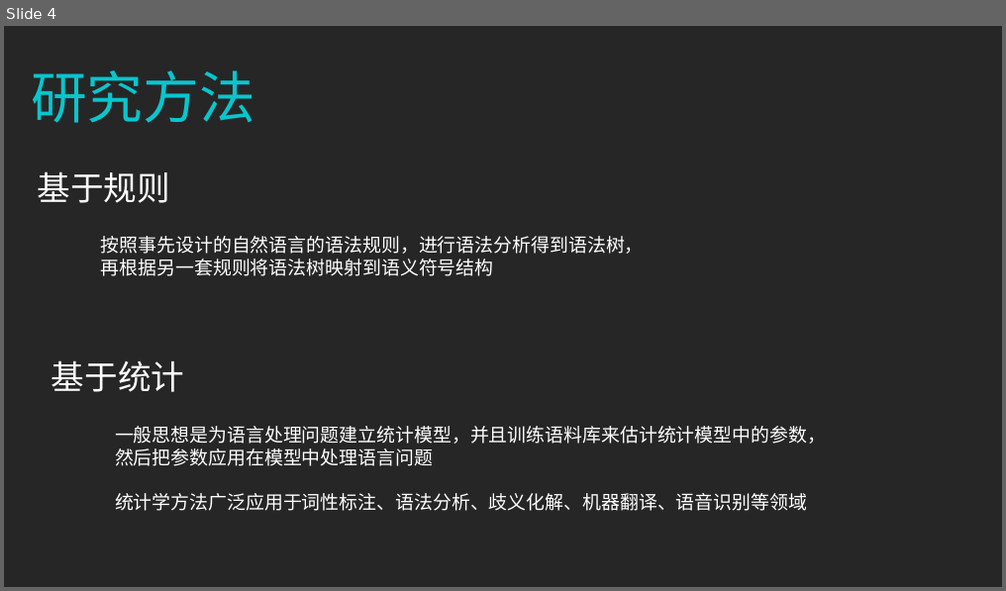
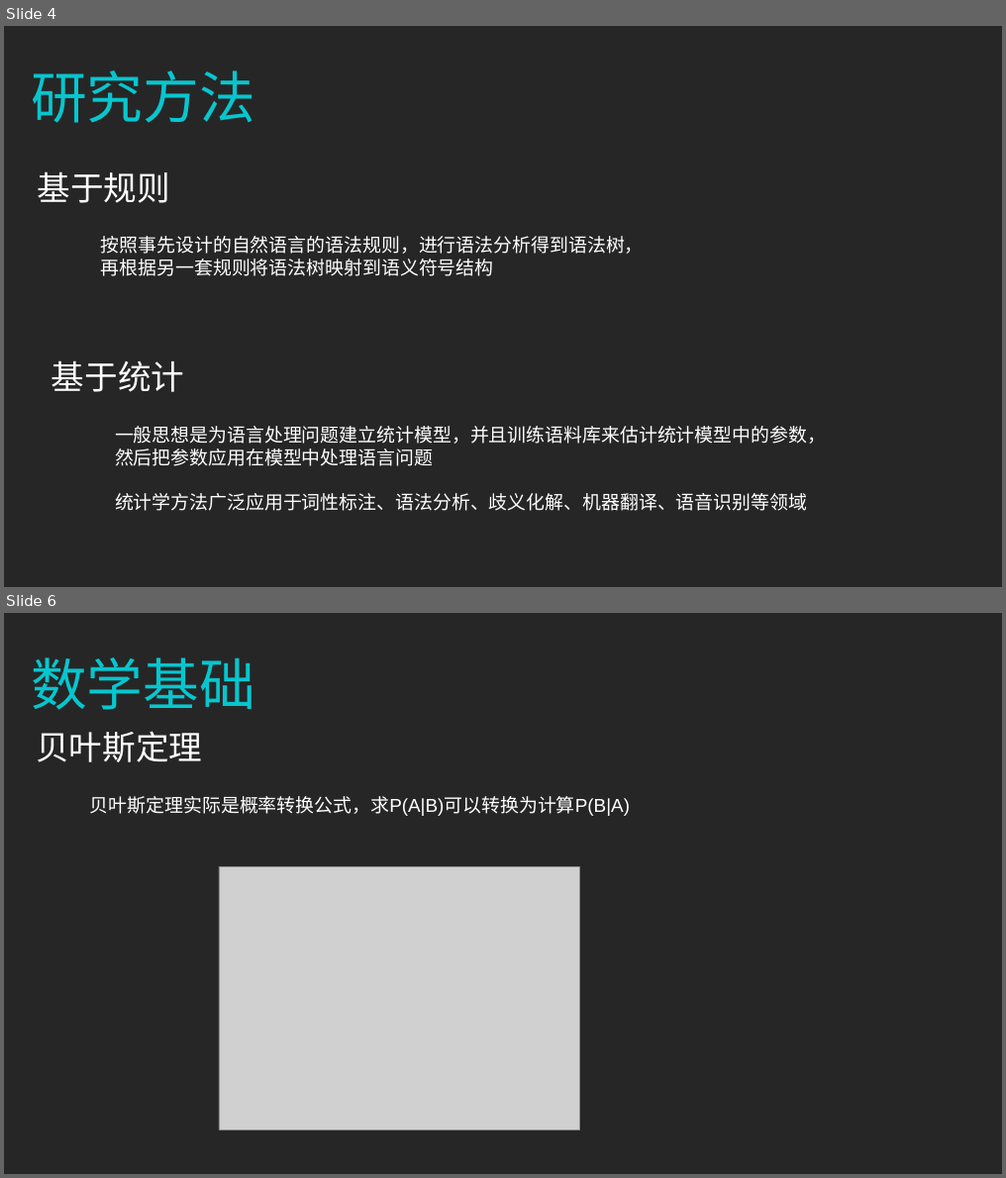
Before and after one commit to zhazhaxia/koa-project, a slide deck: routers/nlp/NLP分词.ppt. Shown one above the other, each under a label of ours: slide 4 before the commit, slides 4 and 6 after it; the slides between them are not shown. The pictures are 1006x591 and 1006x1178 pixels, drawn with LibreOffice and Linux fonts; fonts in the diff are those of the drawing; grey boxes stand for pictures. Boxes give left, top, right and bottom in pixels: in the first picture for what was removed or moved away, otherwise in the second. Text is boxed around its words. In the diff, an @@ line names an element or a change of style, - is before the commit and + after.

```diff
--- a/routers/nlp/NLP分词.ppt
+++ b/routers/nlp/NLP分词.ppt
@@ slide 6 added at bbox=[4, 613, 1002, 1174], background #262626 @@
@@ text added at bbox=[31, 658, 255, 710], 54 pt, text #07C6CE @@
+数学基础
@@ text added at bbox=[36, 731, 202, 762], 32 pt, text #FFFFFF @@
+贝叶斯定理
@@ text added at bbox=[90, 796, 630, 816], 18 pt, text #FFFFFF @@
+贝叶斯定理实际是概率转换公式，求P(A|B)可以转换为计算P(B|A)
@@ picture added at bbox=[219, 866, 579, 1129] @@
```
Also in this commit, not shown: 13 other slides added, 16 slides removed, 1 other file.
